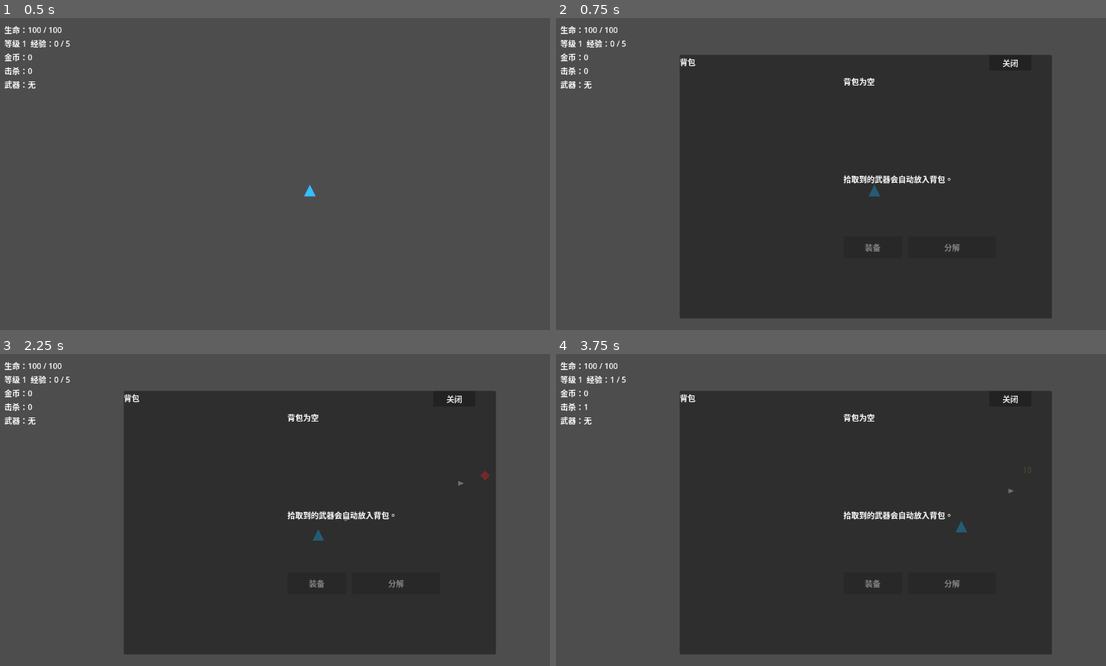
Above: before the commit, frames 1-4 (two rows, left to right).
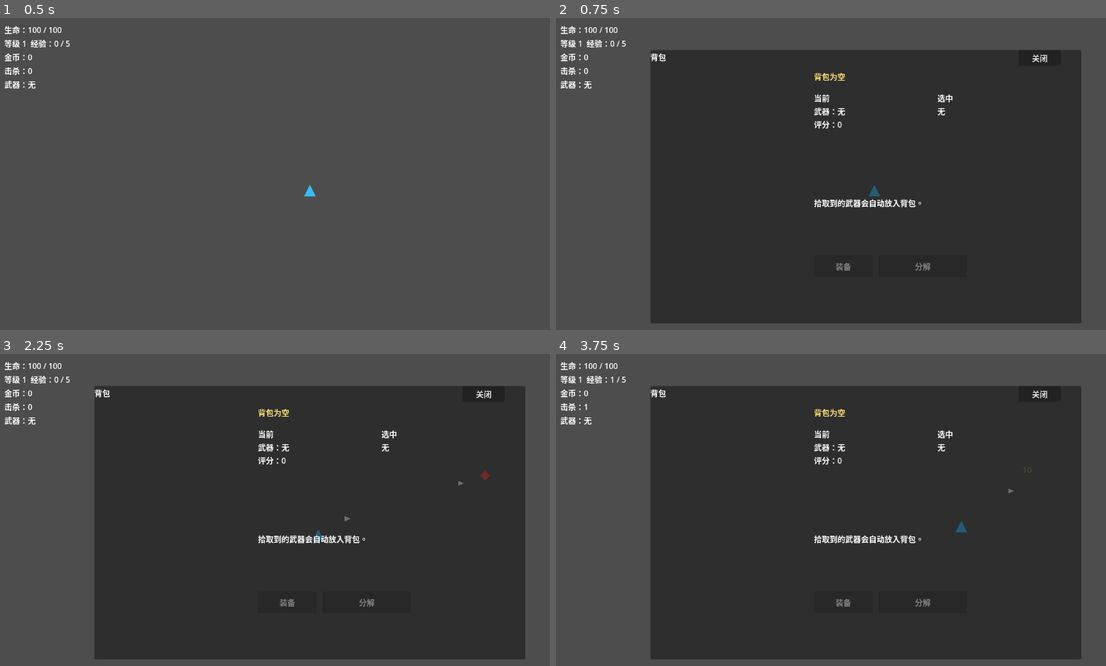
Above: after the commit, the same moments.

Repository: airisuzuki123/RogueLootPrototype
Game: Godot game, scene res://scenes/main.tscn
Two runs of this game, one before a commit and one after it. Both use one fixed random seed, a clock stepped at 60 frames per second and the inputs below.
Inputs:
- Up to frame 1 (0.5 s): no input
- Up to frame 2 (0.75 s): tap Enter at 0.5 s; hold D (move_right) from 0.53 s (still down); tap B at 0.6 s
- Up to frame 3 (2.25 s): release D (move_right) at 1.25 s; click "关闭" at 1.25 s; tap Space at 2 s; hold S (move_down) from 2.03 s (still down); tap B at 2.1 s
- Up to frame 4 (3.75 s): tap Enter at 2.75 s; release S (move_down) at 2.78 s; hold D (move_right) 2.78-3.53 s; tap B at 2.85, 3.6 s; hold W (move_up) from 3.53 s (still down)

Frame 1 is identical in both runs. In frame 2, 12% of the frame differs, in the area x 17-96%, y 10-98%; in frame 3, 12%; in frame 4, 12%.

Commit message:
Improve inventory readability

Diff:
--- a/scripts/items/equipment_factory.gd
+++ b/scripts/items/equipment_factory.gd
@@ -117,6 +117,17 @@
 static func get_score(equipment: Dictionary) -> int:
 	return int(equipment.get("score", 0))
 
+static func get_score_delta_value(candidate: Dictionary, current: Dictionary) -> int:
+	return get_score(candidate) - get_score(current)
+
+static func get_score_delta_label(candidate: Dictionary, current: Dictionary) -> String:
+	var delta: int = get_score_delta_value(candidate, current)
+	if current.is_empty():
+		return "+%d" % get_score(candidate)
+	if delta > 0:
+		return "+%d" % delta
+	return "%d" % delta
+
 static func get_salvage_value(equipment: Dictionary) -> int:
 	if equipment.is_empty():
 		return 0
@@ -150,12 +161,38 @@
 	return str(left.get("name", "")) < str(right.get("name", ""))
 
 static func get_score_delta_text(candidate: Dictionary, current: Dictionary) -> String:
-	var delta := get_score(candidate) - get_score(current)
+	var delta: int = get_score_delta_value(candidate, current)
 	if current.is_empty():
 		return "评分变化：+%d" % get_score(candidate)
 	if delta >= 0:
 		return "评分变化：+%d" % delta
 	return "评分变化：%d" % delta
+
+static func get_form_name(equipment: Dictionary) -> String:
+	var form: Dictionary = equipment.get("form", {})
+	if form.is_empty():
+		return "无形态"
+	return str(form.get("name", "未知形态"))
+
+static func get_recommendation_text(candidate: Dictionary, current: Dictionary) -> String:
+	if candidate.is_empty():
+		return "未选择装备"
+	var score_delta: int = get_score_delta_value(candidate, current)
+	var candidate_profile: Dictionary = _build_combat_profile(candidate)
+	var current_profile: Dictionary = _build_combat_profile(current)
+	var primary_change: String = _get_primary_change(candidate_profile, current_profile)
+	var change_suffix := ""
+	if not primary_change.is_empty():
+		change_suffix = "，%s" % primary_change
+	if current.is_empty():
+		return "推荐装备：当前没有武器%s" % change_suffix
+	if score_delta >= 15:
+		return "推荐装备：评分 %s%s" % [get_score_delta_label(candidate, current), change_suffix]
+	if score_delta >= 0:
+		return "可考虑：评分 %s%s" % [get_score_delta_label(candidate, current), change_suffix]
+	if not primary_change.is_empty():
+		return "构筑取向：评分 %s，但%s" % [get_score_delta_label(candidate, current), primary_change]
+	return "整体较弱：评分 %s" % get_score_delta_label(candidate, current)
 
 static func get_comparison_summary(candidate: Dictionary, current: Dictionary) -> String:
 	var lines := [get_score_delta_text(candidate, current)]
@@ -289,3 +326,38 @@
 		return
 	var sign := "+" if delta > 0 else ""
 	lines.append("%s：%s%d%%" % [label, sign, delta])
+
+static func _get_primary_change(candidate_profile: Dictionary, current_profile: Dictionary) -> String:
+	var projectile_delta := int(candidate_profile["projectile_count"]) - int(current_profile["projectile_count"])
+	if projectile_delta > 0:
+		return "投射物 +%d" % projectile_delta
+	var pierce_delta := int(candidate_profile["pierce"]) - int(current_profile["pierce"])
+	if pierce_delta > 0:
+		return "穿透 +%d" % pierce_delta
+	var explosion_delta := int(candidate_profile["explosion_radius"]) - int(current_profile["explosion_radius"])
+	if explosion_delta > 0:
+		return "爆裂范围 +%d" % explosion_delta
+	var damage_delta := int(candidate_profile["damage"]) - int(current_profile["damage"])
+	if damage_delta > 0:
+		return "伤害 +%d" % damage_delta
+	var critical_delta := int(candidate_profile["critical_chance"]) - int(current_profile["critical_chance"])
+	if critical_delta > 0:
+		return "暴击率 +%d%%" % critical_delta
+	var attack_speed_delta := int(candidate_profile["attack_speed"]) - int(current_profile["attack_speed"])
+	if attack_speed_delta > 0:
+		return "攻击速度 +%d%%" % attack_speed_delta
+	var health_delta := int(candidate_profile["max_health"]) - int(current_profile["max_health"])
+	if health_delta > 0:
+		return "最大生命 +%d" % health_delta
+	var move_speed_delta := int(candidate_profile["move_speed"]) - int(current_profile["move_speed"])
+	if move_speed_delta > 0:
+		return "移动速度 +%d" % move_speed_delta
+	var multiplier_delta := int(round((float(candidate_profile["damage_multiplier"]) - float(current_profile["damage_multiplier"])) * 100.0))
+	if multiplier_delta != 0:
+		var sign := "+" if multiplier_delta > 0 else ""
+		return "伤害倍率 %s%d%%" % [sign, multiplier_delta]
+	var candidate_form := str(candidate_profile["form_name"])
+	var current_form := str(current_profile["form_name"])
+	if candidate_form != current_form:
+		return "形态改变"
+	return ""
--- a/scripts/ui/hud.gd
+++ b/scripts/ui/hud.gd
@@ -17,7 +17,9 @@
 var salvage_button: Button
 var inventory_panel: PanelContainer
 var inventory_list: VBoxContainer
-var inventory_detail_label: Label
+var inventory_recommendation_label: Label
+var current_inventory_label: Label
+var selected_inventory_label: Label
 var inventory_summary_label: Label
 var inventory_equip_button: Button
 var inventory_salvage_button: Button
@@ -158,8 +160,13 @@
 	_on_inventory_changed(GameManager.get_inventory_items())
 
 func _unhandled_input(event: InputEvent) -> void:
-	if event is InputEventKey and event.pressed and not event.echo and event.keycode == KEY_B:
+	if not (event is InputEventKey and event.pressed and not event.echo):
+		return
+	var key_event: InputEventKey = event as InputEventKey
+	if key_event.keycode == KEY_B:
 		GameManager.toggle_inventory_open()
+	elif key_event.keycode == KEY_ESCAPE and GameManager.is_inventory_open:
+		GameManager.set_inventory_open(false)
 
 func _on_gold_changed(total: int) -> void:
 	gold_label.text = "金币：%d" % total
@@ -233,8 +240,8 @@
 func _build_inventory_panel(root: Control) -> void:
 	inventory_panel = PanelContainer.new()
 	inventory_panel.visible = false
-	inventory_panel.position = Vector2(260, 80)
-	inventory_panel.custom_minimum_size = Vector2(760, 540)
+	inventory_panel.position = Vector2(200, 70)
+	inventory_panel.custom_minimum_size = Vector2(880, 560)
 	root.add_child(inventory_panel)
 
 	var panel_root := VBoxContainer.new()
@@ -247,7 +254,7 @@
 
 	var title := Label.new()
 	title.text = "背包"
-	title.custom_minimum_size = Vector2(620, 28)
+	title.custom_minimum_size = Vector2(740, 28)
 	title_row.add_child(title)
 
 	var close_button := Button.new()
@@ -261,7 +268,7 @@
 	panel_root.add_child(content_row)
 
 	var list_scroll := ScrollContainer.new()
-	list_scroll.custom_minimum_size = Vector2(320, 390)
+	list_scroll.custom_minimum_size = Vector2(320, 430)
 	content_row.add_child(list_scroll)
 
 	inventory_list = VBoxContainer.new()
@@ -269,17 +276,32 @@
 	list_scroll.add_child(inventory_list)
 
 	var detail_column := VBoxContainer.new()
-	detail_column.custom_minimum_size = Vector2(390, 390)
+	detail_column.custom_minimum_size = Vector2(500, 430)
 	detail_column.add_theme_constant_override("separation", 10)
 	content_row.add_child(detail_column)
 
-	inventory_detail_label = Label.new()
-	inventory_detail_label.custom_minimum_size = Vector2(380, 190)
-	inventory_detail_label.autowrap_mode = TextServer.AUTOWRAP_WORD_SMART
-	detail_column.add_child(inventory_detail_label)
+	inventory_recommendation_label = Label.new()
+	inventory_recommendation_label.custom_minimum_size = Vector2(500, 34)
+	inventory_recommendation_label.autowrap_mode = TextServer.AUTOWRAP_WORD_SMART
+	inventory_recommendation_label.add_theme_color_override("font_color", Color(1.0, 0.9, 0.45, 1.0))
+	detail_column.add_child(inventory_recommendation_label)
+
+	var comparison_row := HBoxContainer.new()
+	comparison_row.add_theme_constant_override("separation", 12)
+	detail_column.add_child(comparison_row)
+
+	current_inventory_label = Label.new()
+	current_inventory_label.custom_minimum_size = Vector2(240, 205)
+	current_inventory_label.autowrap_mode = TextServer.AUTOWRAP_WORD_SMART
+	comparison_row.add_child(current_inventory_label)
+
+	selected_inventory_label = Label.new()
+	selected_inventory_label.custom_minimum_size = Vector2(240, 205)
+	selected_inventory_label.autowrap_mode = TextServer.AUTOWRAP_WORD_SMART
+	comparison_row.add_child(selected_inventory_label)
 
 	inventory_summary_label = Label.new()
-	inventory_summary_label.custom_minimum_size = Vector2(380, 120)
+	inventory_summary_label.custom_minimum_size = Vector2(500, 110)
 	inventory_summary_label.autowrap_mode = TextServer.AUTOWRAP_WORD_SMART
 	detail_column.add_child(inventory_summary_label)
 
@@ -307,7 +329,11 @@
 		var equipment: Dictionary = inventory_items[index]
 		var button := Button.new()
 		button.text = _get_inventory_item_button_text(equipment, index == selected_inventory_index)
-		button.custom_minimum_size = Vector2(300, 58)
+		button.custom_minimum_size = Vector2(300, 64)
+		var rarity_color: Color = equipment.get("color", Color.WHITE)
+		button.add_theme_color_override("font_color", rarity_color)
+		button.add_theme_color_override("font_hover_color", rarity_color.lightened(0.16))
+		button.add_theme_color_override("font_pressed_color", rarity_color.lightened(0.24))
 		button.pressed.connect(_on_inventory_item_pressed.bind(index))
 		inventory_list.add_child(button)
 	_refresh_inventory_detail()
@@ -317,23 +343,31 @@
 	inventory_equip_button.disabled = not has_selection
 	inventory_salvage_button.disabled = not has_selection
 	if not has_selection:
-		inventory_detail_label.text = "背包为空"
+		inventory_recommendation_label.text = "背包为空"
+		current_inventory_label.text = "当前\n%s" % EquipmentFactory.describe_with_score(GameManager.equipped_weapon)
+		selected_inventory_label.text = "选中\n无"
 		inventory_summary_label.text = "拾取到的武器会自动放入背包。"
 		inventory_salvage_button.text = "分解"
 		return
 	var equipment: Dictionary = inventory_items[selected_inventory_index]
-	inventory_detail_label.text = EquipmentFactory.describe_with_score(equipment)
-	inventory_summary_label.text = EquipmentFactory.get_comparison_summary(equipment, GameManager.equipped_weapon)
+	inventory_recommendation_label.text = EquipmentFactory.get_recommendation_text(equipment, GameManager.equipped_weapon)
+	current_inventory_label.text = "当前\n%s" % EquipmentFactory.describe_with_score(GameManager.equipped_weapon)
+	selected_inventory_label.text = "选中\n%s" % EquipmentFactory.describe_with_score(equipment)
+	inventory_summary_label.text = "变化\n%s" % EquipmentFactory.get_comparison_summary(equipment, GameManager.equipped_weapon)
 	inventory_salvage_button.text = "分解 +%d 金币" % EquipmentFactory.get_salvage_value(equipment)
 
 func _get_inventory_item_button_text(equipment: Dictionary, is_selected: bool) -> String:
 	var prefix := ">" if is_selected else " "
-	return "%s %s\n%s | 等级 %d | 评分 %d" % [
+	var form_name := EquipmentFactory.get_form_name(equipment).replace("法杖", "")
+	var score_delta := EquipmentFactory.get_score_delta_label(equipment, GameManager.equipped_weapon)
+	return "%s %s  [%s]\n%s | 等级 %d | 评分 %d (%s)" % [
 		prefix,
 		str(equipment.get("name", "未知武器")),
+		form_name,
 		str(equipment.get("rarity", "普通")),
 		int(equipment.get("level", 1)),
-		EquipmentFactory.get_score(equipment)
+		EquipmentFactory.get_score(equipment),
+		score_delta
 	]
 
 func _on_inventory_item_pressed(index: int) -> void:
Not shown, changed: README.md
Not shown, changed: docs/design.md
Not shown, changed: docs/development-log.md
